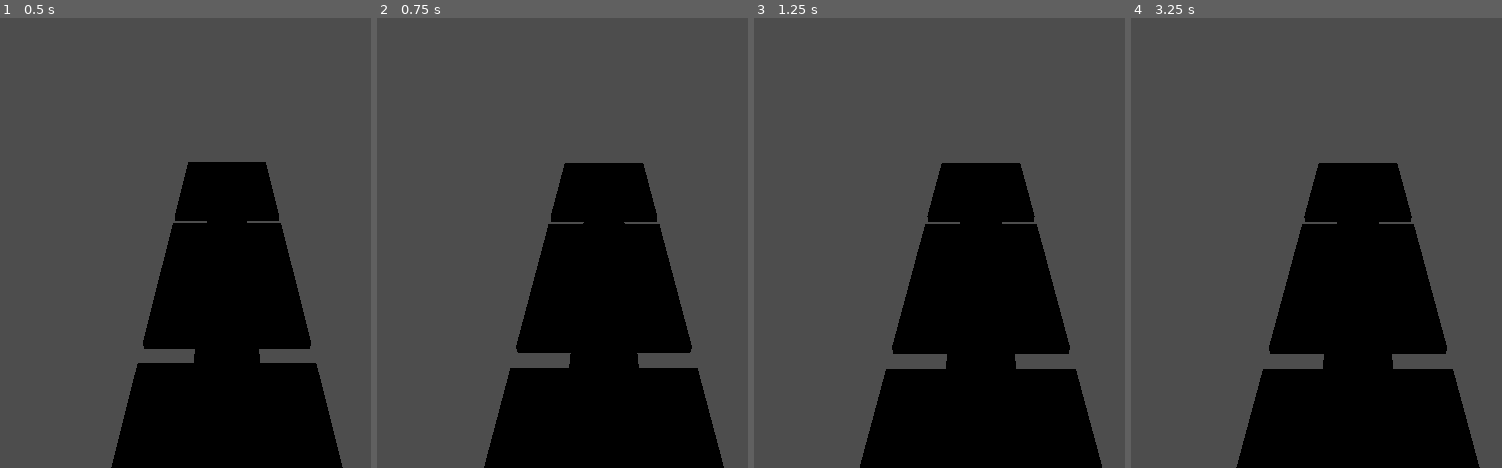
Above: before the commit, frames 1-4 (left to right).
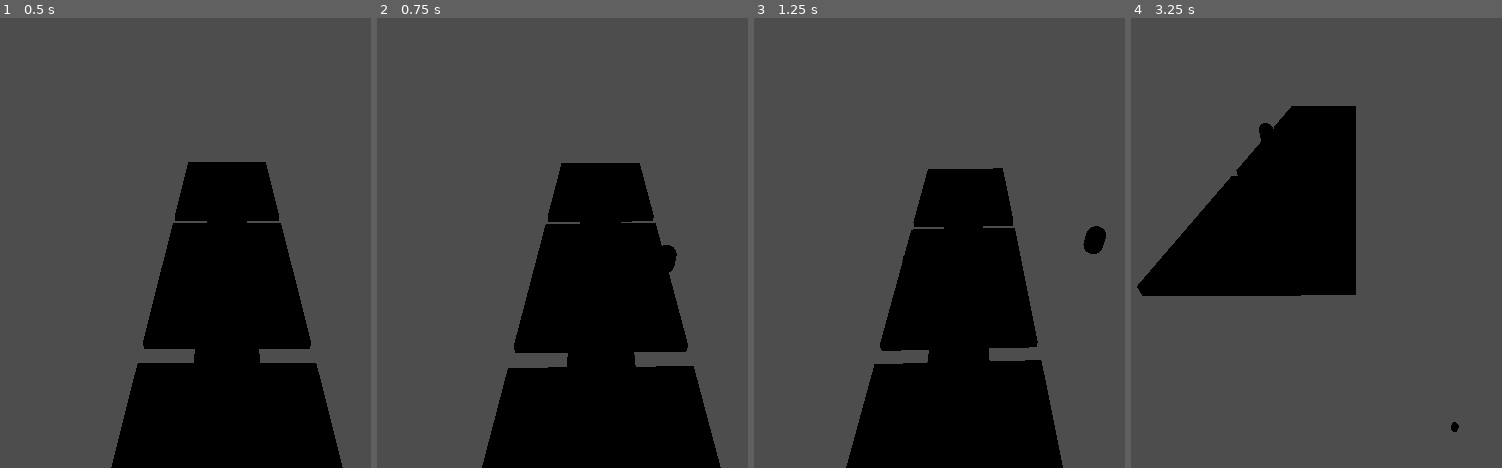
Above: after the commit, the same moments.

Repository: samgosper-commits/project-stone
Game: Godot game, scene res://stages/runaway_train/runaway_train.tscn
Two runs of this game, one before a commit and one after it. Both use one fixed random seed, a clock stepped at 60 frames per second and the inputs below.
Inputs:
- Up to frame 1 (0.5 s): no input
- Up to frame 2 (0.75 s): hold D (p1_right, bound only after the commit) from 0.53 s (still down); tap K (p1_action, bound only after the commit) at 0.6 s
- Up to frame 3 (1.25 s): keep holding D (p1_right, bound only after the commit); tap Space (p1_jump, bound only after the commit) at 0.77 s
- Up to frame 4 (3.25 s): release D (p1_right, bound only after the commit) at 1.28 s; hold S (p1_down, bound only after the commit) 1.28-2.03 s; tap J (p1_attack, bound only after the commit) at 1.35 s; tap Space (p1_jump, bound only after the commit) at 1.52, 3.02 s; hold D (p1_right, bound only after the commit) 2.03-2.78 s; tap L (p1_evade, bound only after the commit) at 2.1 s; hold W (p1_up, bound only after the commit) from 2.78 s (still down); tap I (p1_power, bound only after the commit) at 2.85 s

Frame 1 is identical in both runs. In frame 2, 1.3% of the frame differs, in the area x 28-94%, y 32-100%; in frame 3, 8.6%; in frame 4, 36%, in the area x 1-95%, y 19-100%.

Commit message:
Wire Alpha 0.1 gameplay systems

Diff:
--- a/game/project.godot
+++ b/game/project.godot
@@ -1,19 +1,16 @@
 ; Engine configuration file.
-; Project Stone — Alpha 0.1
-
 config_version=5
-
 [application]
 config/name="Project Stone"
 run/main_scene="res://stages/runaway_train/runaway_train.tscn"
-
+[autoload]
+PrototypeInputSetup="*res://scripts/prototype_input_setup.gd"
 [display]
 window/size/viewport_width=1920
 window/size/viewport_height=1080
 window/size/window_width_override=1280
 window/size/window_height_override=720
 window/stretch/mode="canvas_items"
-
 [rendering]
 renderer/rendering_method="gl_compatibility"
 renderer/rendering_method.mobile="gl_compatibility"
